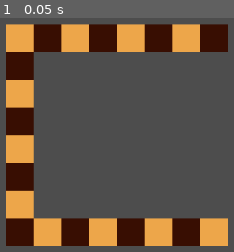
Above: before the commit, frame 1.
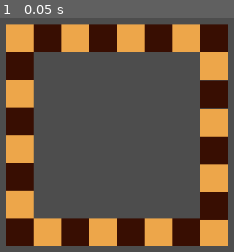
Above: after the commit, the same moment.

Repository: LuthienFowler/Chess_Experiment
Game: Godot game, scene res://main.tscn
Same seed, same stepped clock (60 frames per second), same inputs: the game is played once before the commit and once after it.
Inputs:
- Up to frame 1 (0.05 s): no input

The runs differ from the first frame. In frame 1, 8.5% of the frame differs, in the area x 85-98%, y 14-87%.

Commit message:
Another row done
mmmmmmmmmmmmMMMMMMMMMM pain my favorite (I'm probably not going to commit any more until I have the entire board done)

Diff:
--- a/main.tscn
+++ b/main.tscn
@@ -160,3 +160,45 @@
 offset_top = 289.0
 offset_right = 332.0
 offset_bottom = 329.0
+
+[node name="Tile23" parent="Board" instance=ExtResource("1_a0bsv")]
+offset_left = 292.0
+offset_top = 49.0
+offset_right = 332.0
+offset_bottom = 89.0
+color = Color(0.961989, 0.436506, 0.263808, 1)
+
+[node name="Tile24" parent="Board" instance=ExtResource("1_a0bsv")]
+offset_left = 292.0
+offset_top = 90.0
+offset_right = 332.0
+offset_bottom = 130.0
+dark = true
+
+[node name="Tile25" parent="Board" instance=ExtResource("1_a0bsv")]
+offset_left = 292.0
+offset_top = 131.0
+offset_right = 332.0
+offset_bottom = 171.0
+color = Color(0.956271, 0.415801, 0.235703, 1)
+
+[node name="Tile26" parent="Board" instance=ExtResource("1_a0bsv")]
+offset_left = 292.0
+offset_top = 171.0
+offset_right = 332.0
+offset_bottom = 211.0
+dark = true
+
+[node name="Tile27" parent="Board" instance=ExtResource("1_a0bsv")]
+offset_left = 292.0
+offset_top = 211.0
+offset_right = 332.0
+offset_bottom = 251.0
+color = Color(0.857257, 0.324884, 0.134162, 1)
+
+[node name="Tile28" parent="Board" instance=ExtResource("1_a0bsv")]
+offset_left = 292.0
+offset_top = 251.0
+offset_right = 332.0
+offset_bottom = 291.0
+dark = true
